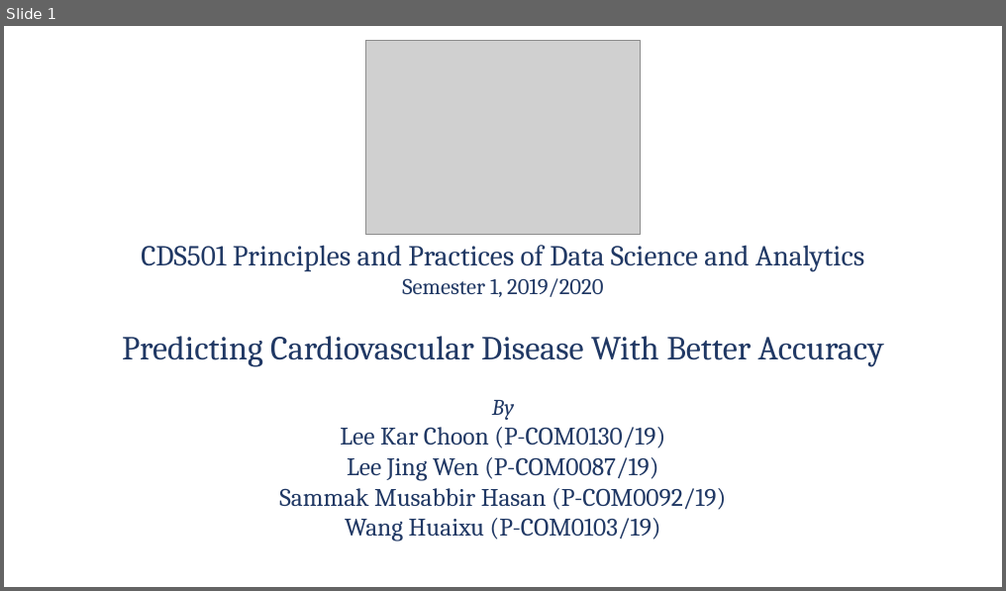
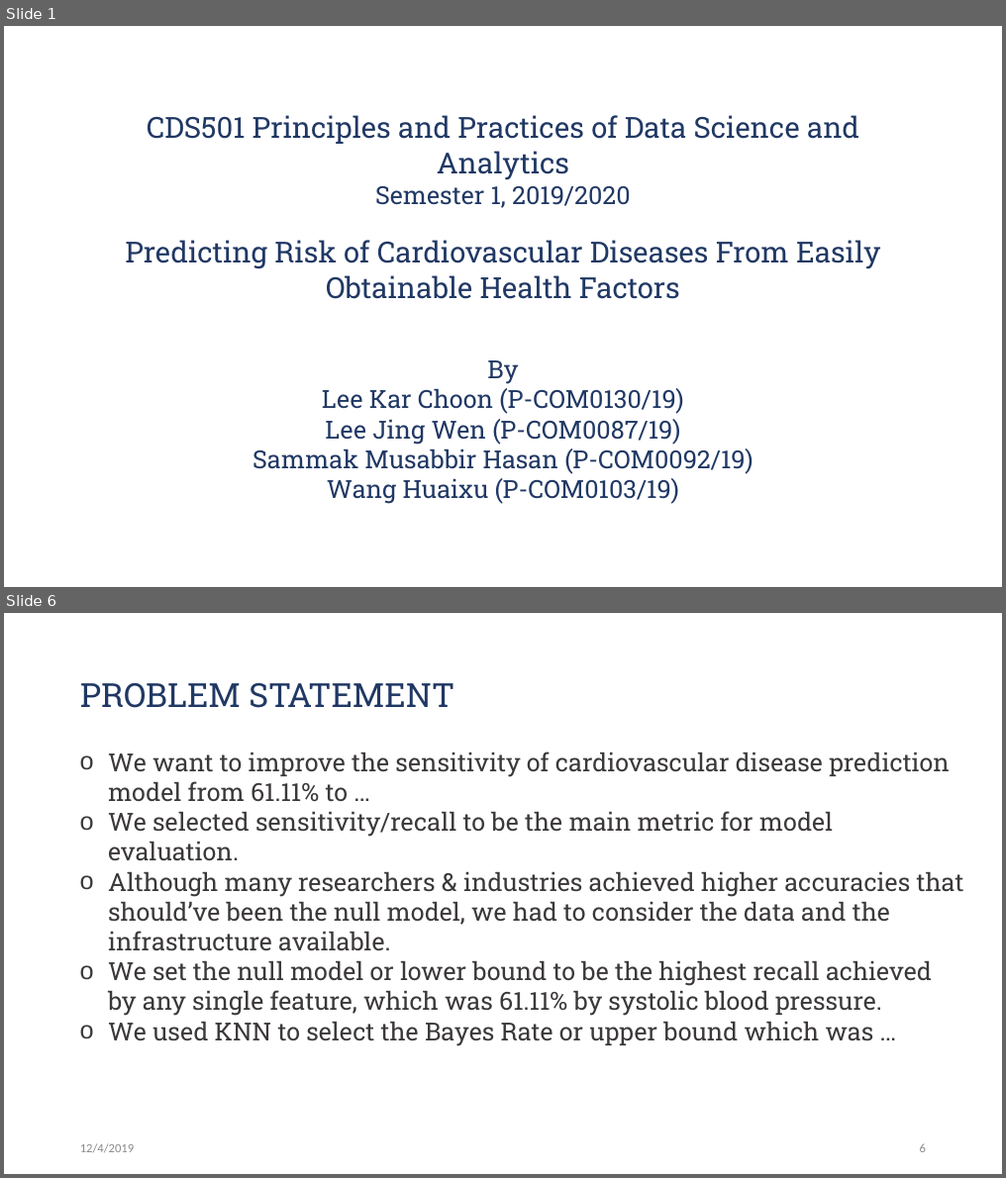
Before and after one commit to Jwen-pg/cds501-predicting-heart-disease, a slide deck: presentation.pptx. Shown one above the other, each under a label of ours: slide 1 before the commit, slides 1 and 6 after it; the slides between them are not shown. The pictures are 1006x591 and 1006x1178 pixels, drawn with LibreOffice and Linux fonts; fonts in the diff are those of the drawing; grey boxes stand for pictures; background and template pictures are left out. Boxes give left, top, right and bottom in pixels: in the first picture for what was removed or moved away, otherwise in the second. Text is boxed around its words. In the diff, an @@ line names an element or a change of style, - is before the commit and + after.

```diff
--- a/presentation.pptx
+++ b/presentation.pptx
@@ slide 6 added at [4, 613, 1002, 1174], background #FFFFFF @@
@@ title added at [80, 682, 454, 708], 32 pt, text #203864 @@
+PROBLEM STATEMENT
@@ text added at [108, 752, 964, 1047], 24 pt, text #3B3838 @@
+o We want to improve the sensitivity of cardiovascular disease prediction model from 61.11% to …
+o We selected sensitivity/recall to be the main metric for model evaluation.
+o Although many researchers & industries achieved higher accuracies that should’ve been the null model, we had to consider the data and the infrastructure available.
+o We set the null model or lower bound to be the highest recall achieved by any single feature, which was 61.11% by systolic blood pressure.
+o We used KNN to select the Bayes Rate or upper bound which was …
@@ text added at [80, 1144, 134, 1153], 12 pt, text #8C8C8C @@
+12/4/2019
@@ page number added at [920, 1144, 926, 1153], 12 pt, text #8C8C8C @@
+6
@@ slide 1 changed as well @@
@@ picture removed at [365, 40, 642, 234] @@
@@ title "CDS501 Principles and Practices of ..." at [125, 115, 880, 504]: vertical alignment middle to top @@
@@ title at [125, 115, 880, 504]: text changed; size 24.3 to 24 pt; font Cambria to Roboto Slab @@
-CDS501 Principles and Practices of Data Science and Analytics
-Semester 1, 2019/2020
-Predicting Cardiovascular Disease With Better Accuracy
-By
-Lee Kar Choon (P-COM0130/19)
-Lee Jing Wen (P-COM0087/19)
-Sammak Musabbir Hasan (P-COM0092/19)
-Wang Huaixu (P-COM0103/19)
+CDS501 Principles and Practices of Data Science and Analytics
+Semester 1, 2019/2020
+Predicting Risk of Cardiovascular Diseases From Easily Obtainable Health Factors
+By
+Lee Kar Choon (P-COM0130/19)
+Lee Jing Wen (P-COM0087/19)
+Sammak Musabbir Hasan (P-COM0092/19)
+Wang Huaixu (P-COM0103/19)
```
Also in this commit, not shown: 1 other slide changed, 16 other slides added, 7 slides removed, 3 other files.
